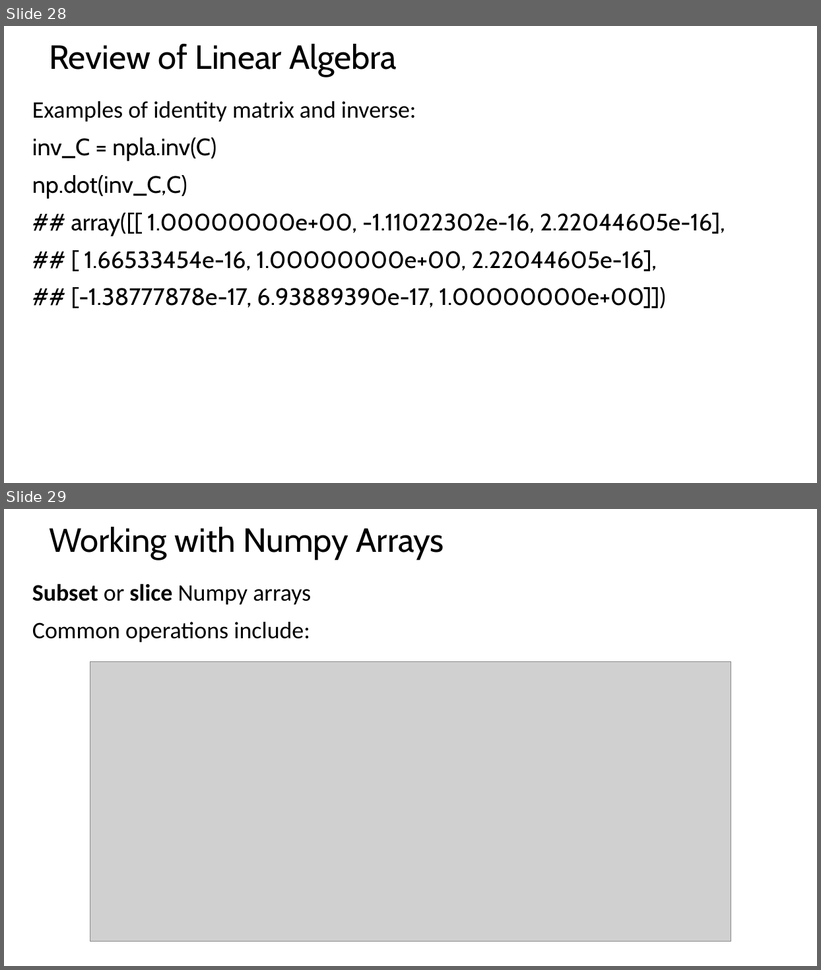
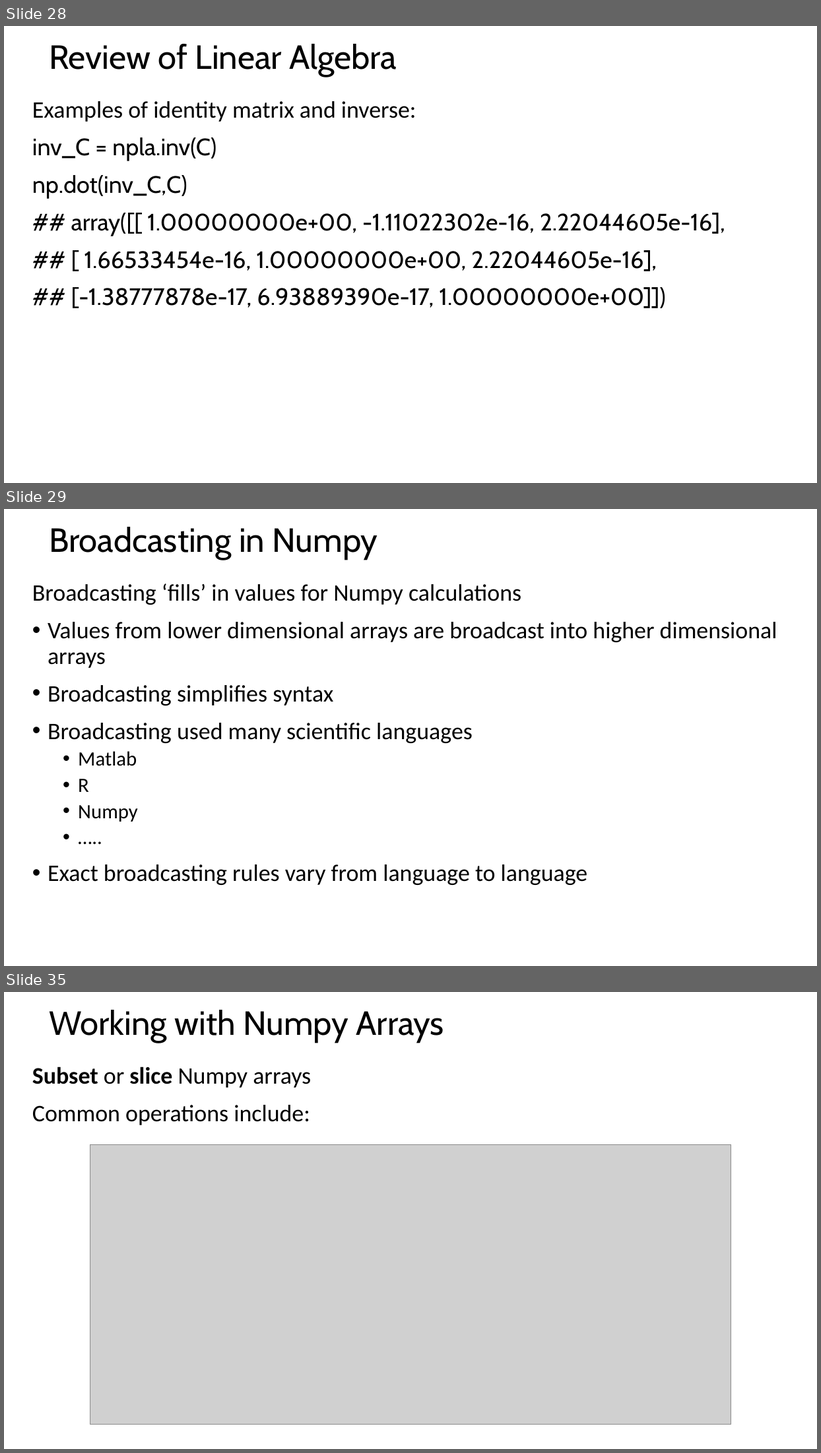
Before and after one commit to StephenElston/CSCI-E-108, a slide deck: SupplementaryMaterials/ReviewOfLinearAlgebra.pptx. Shown one above the other, each under a label of ours: slides 28 and 29 before the commit, slides 28, 29 and 35 after it; the slides between them are not shown. The pictures are 821x970 and 821x1453 pixels, drawn with LibreOffice and Linux fonts; fonts in the diff are those of the drawing; grey boxes stand for pictures. Boxes give left, top, right and bottom in pixels: in the first picture for what was removed or moved away, otherwise in the second. Text is boxed around its words. In the diff, an @@ line names an element or a change of style, - is before the commit and + after.

```diff
--- a/SupplementaryMaterials/ReviewOfLinearAlgebra.pptx
+++ b/SupplementaryMaterials/ReviewOfLinearAlgebra.pptx
@@ slide 29 added at bbox=[4, 509, 817, 966], background #FFFFFF @@
@@ title added at bbox=[49, 527, 378, 560], 39.6 pt, text #000000 @@
+Broadcasting in Numpy
@@ text added at bbox=[32, 584, 778, 885], 28 pt, text #000000 @@
+Broadcasting ‘fills’ in values for Numpy calculations
+• Values from lower dimensional arrays are broadcast into higher dimensional arrays
+• Broadcasting simplifies syntax
+• Broadcasting used many scientific languages
+  • Matlab
+  • R
+  • Numpy
+  • …..
+• Exact broadcasting rules vary from language to language
@@ what was slide 29 is now slide 35 @@
```
Also in this commit, not shown: 1 slide changed, 5 other slides added.
